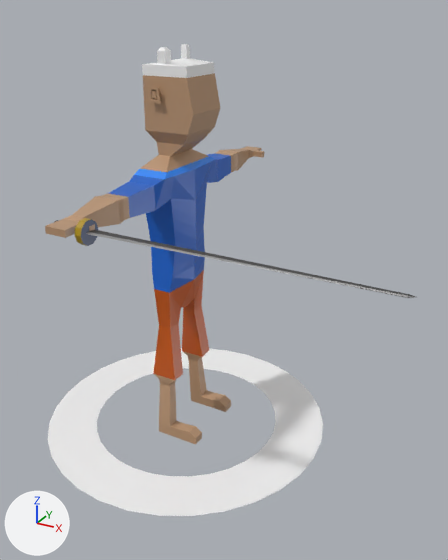
The Blender file examples/assets/blender_models/player.blend: old version first, new version second.
Rendered twice from a 50 mm camera at (2.08, -3.22, 2.77) aimed at (0.34, -0.05, 1.19). The axes (+X, +Y, +Z) are drawn at lower left. The lights are the same throughout.

Names of what the first picture shows: 'Damage', 'player'.
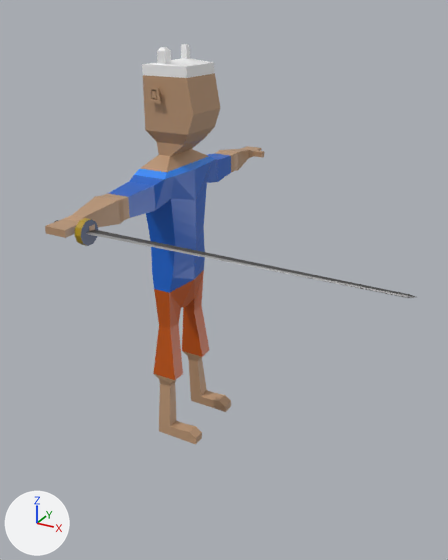
Boxes (x1, y1, x2, y2) around the edits, measured in the pictures (448 x 560 px):
'Damage', hidden: before (48, 348, 323, 516)

What changed in the scene script:
```text
Change ob_damage:
    add ob_damage.hide_set(True)
```
